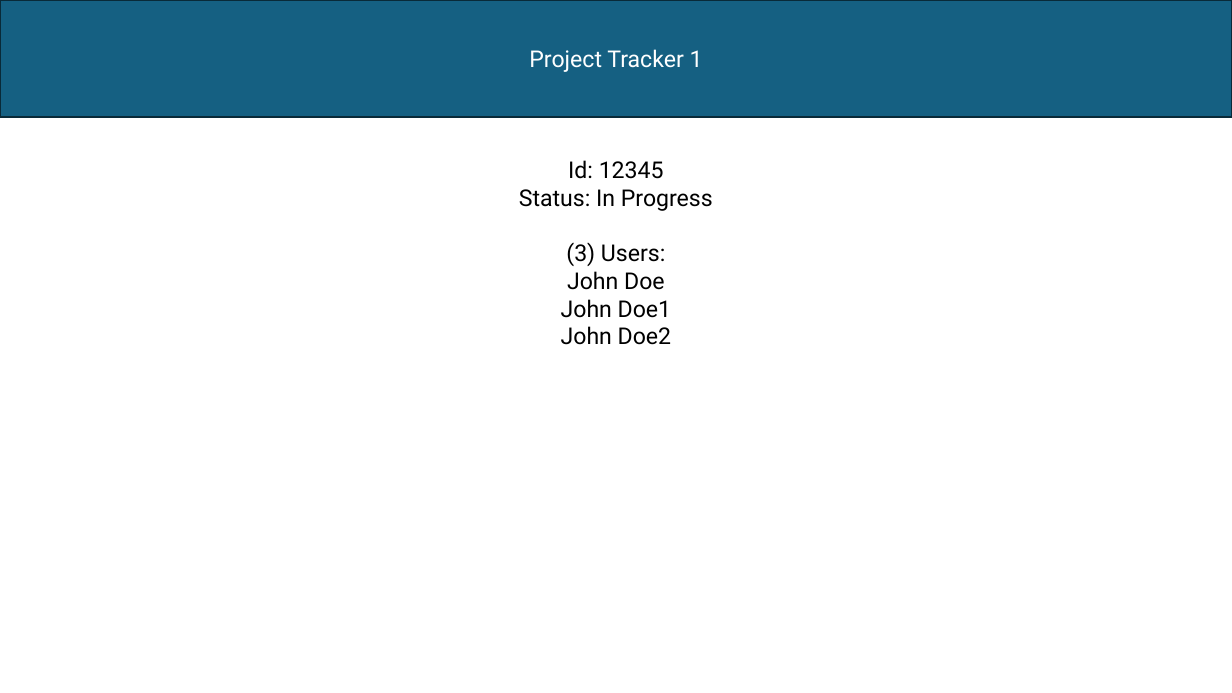
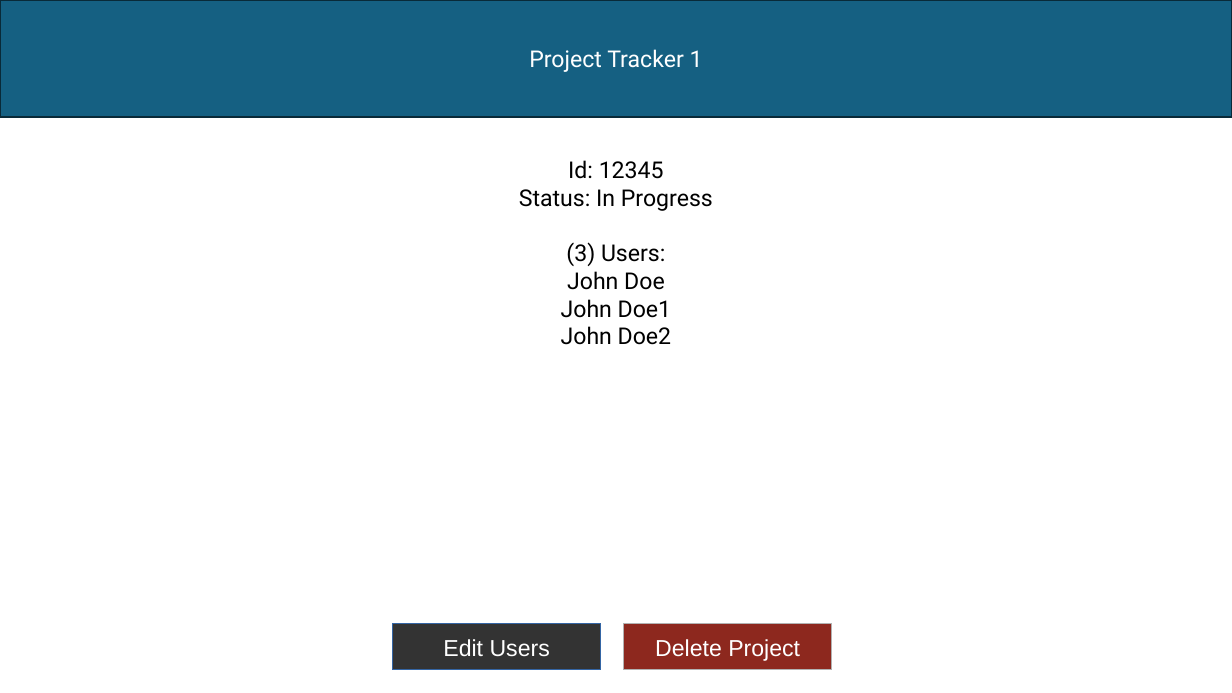
Before and after one commit to thebrownproject/civ-svelte-practice-app, a slide deck: slide 7 of Project Tracker WireFrame.pptx (slide 6 before the commit). Drawn at 1232x693 pixels with LibreOffice and Linux fonts; fonts in the diff are those of the drawing. Boxes give left, top, right and bottom in pixels: in the first picture for what was removed or moved away, otherwise in the second. Text is boxed around its words. In the diff, an @@ line names an element or a change of style, - is before the commit and + after.

Commit message:
Added project CRUD UI to powerpoint

```diff
--- a/Project Tracker WireFrame.pptx
+++ b/Project Tracker WireFrame.pptx
@@ rectangle added at box(393, 624, 601, 670), fill #333333, outline #3465A4 0 pt, 18 pt, text #FFFFFF @@
+Edit Users
@@ rectangle added at box(624, 624, 832, 670), fill #8D281E, outline #B2B2B2 0 pt, 18 pt, text #FFFFFF @@
+Delete Project
```
Also in this commit, not shown: 7 other slides changed, 3 slides added.
